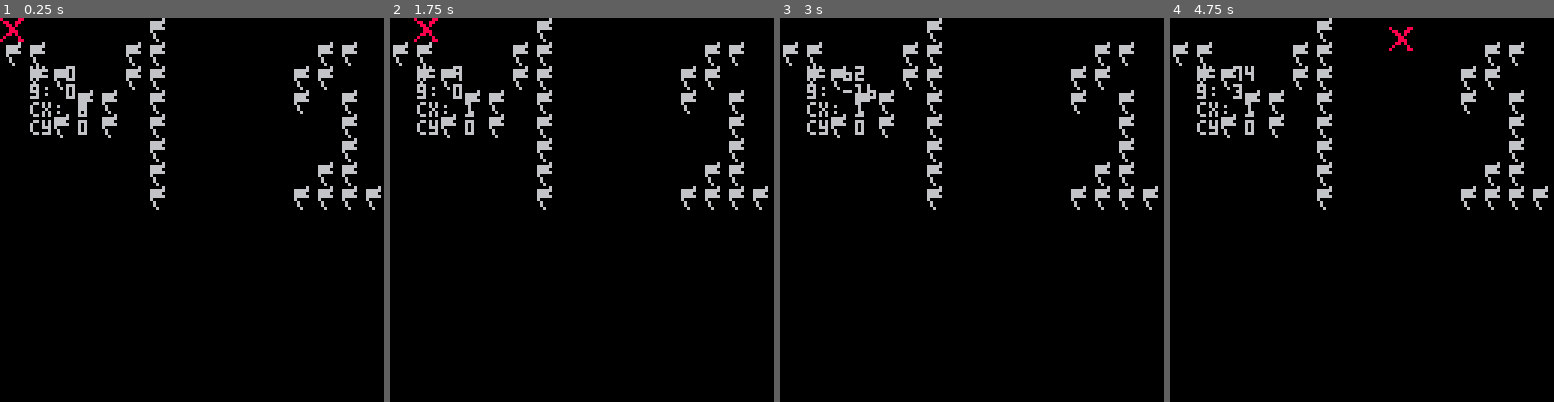
Above: before the commit, frames 1-4 (left to right).
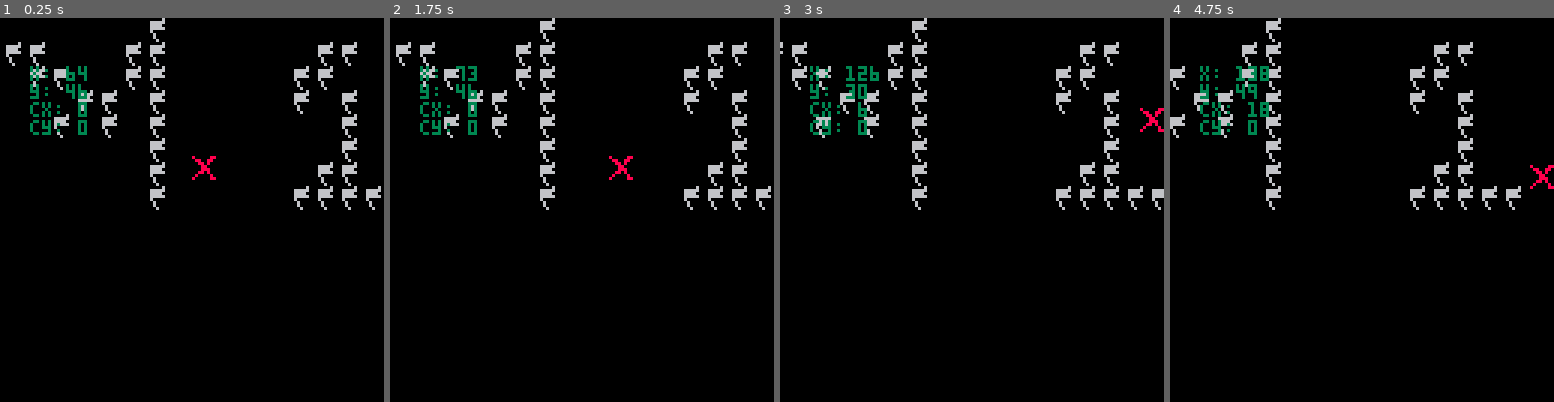
Above: after the commit, the same moments.

Repository: ARKANYOTA/ludumdare47
Game: PICO-8 cartridge arkanv1.p8
Two runs of this game, one before a commit and one after it. Both use one fixed random seed, a clock stepped at 60 frames per second and the inputs below.
Inputs:
- Up to frame 1 (0.25 s): no input
- Up to frame 2 (1.75 s): hold Right from 1.6 s (still down)
- Up to frame 3 (3 s): release Right at 2.1 s; hold Up 2.15-2.42 s; hold Right from 2.47 s (still down)
- Up to frame 4 (4.75 s): release Right at 3.03 s; hold Left 3.08-3.58 s; hold Down 3.63-3.97 s; hold Right 4.02-4.68 s; hold Up from 4.73 s (still down)

The runs differ from the first frame. In frame 1, 1.1% of the frame differs, in the area x 0-57%, y 0-43%; in frame 2, 4.4%; in frame 3, 7.8%, in the area x 0-100%, y 0-50%; in frame 4, 7.5%.

Commit message:
cammera works

Diff:
--- a/arkanv1.p8
+++ b/arkanv1.p8
@@ -4,37 +4,41 @@
 bdebug = true
 
 --velocite
-vx = 0
-vy = 0
 cx = 0
 cy = 0
+
 --pos
-x = 0
-y = 0
+x = 64
+y = 46
 -->8
 function _update60()
 	--movement
 	if btn(➡️) then
-		vx+=1
+		x+=1
 	end
 	if btn(⬅️) then
-		vx-=1
+		x-=1
 	end
 	if btn(⬆️) then
-		vy+=1
+		y-=1
 	end
 	if btn(⬇️) then
-		vy-=1
+		y+=1
 	end
-	x+=vx
-	y-=vy
-	vx=0
-	vy=0
-	if (x*16)>120 then
-		cx =1
-	else
-		cx = 0
+
+	if (x)-cx>120 then
+		cx +=1
 	end
+	if (x)-cx<10 then
+		cx -=1
+	end
+	if (y)-cy>120 then
+		cy +=1
+	end
+	if (y)-cy<10 then
+		cy -=1
+	end
+
 	--camera
 	camera(cx,cy)
 end
@@ -48,10 +52,10 @@
 end
 -->8
 function debug()
-		print("x: "..x,10,16)
-		print("y: "..y,10,22)
-		print("cx: "..cx,10,28)
-		print("cy: "..cy,10,34)
+		print("x: "..x,10+cx,16+cy,3)
+		print("y: "..y,10+cx,22+cy,3)
+		print("cx: "..cx,10+cx,28+cy,3)
+		print("cy: "..cy,10+cx,34+cy,3)
 end
 __gfx__
 00000000800000880000000000000000000000000000000000000000000000000000000000000000000000000000000000000000000000000000000000000000
